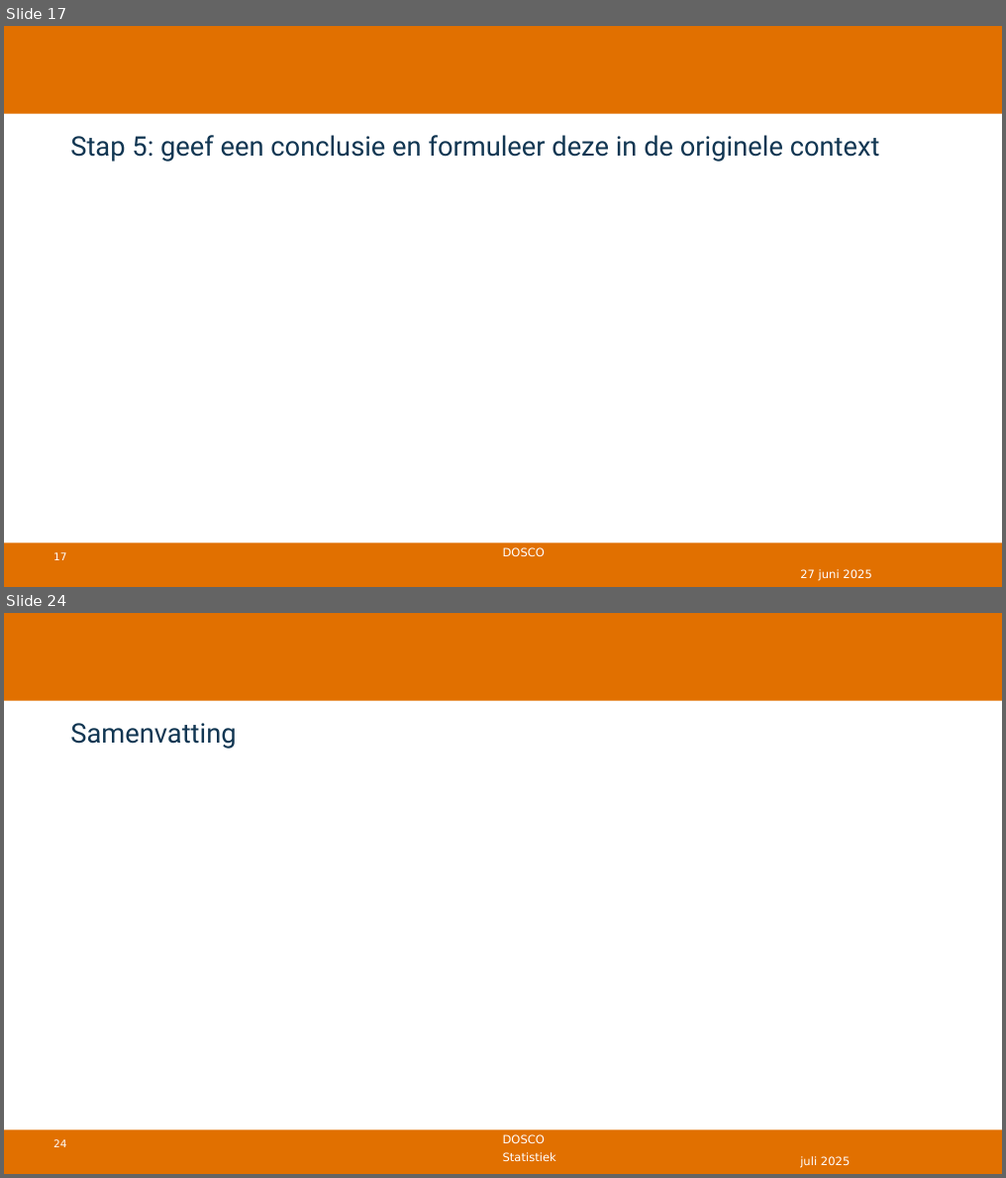
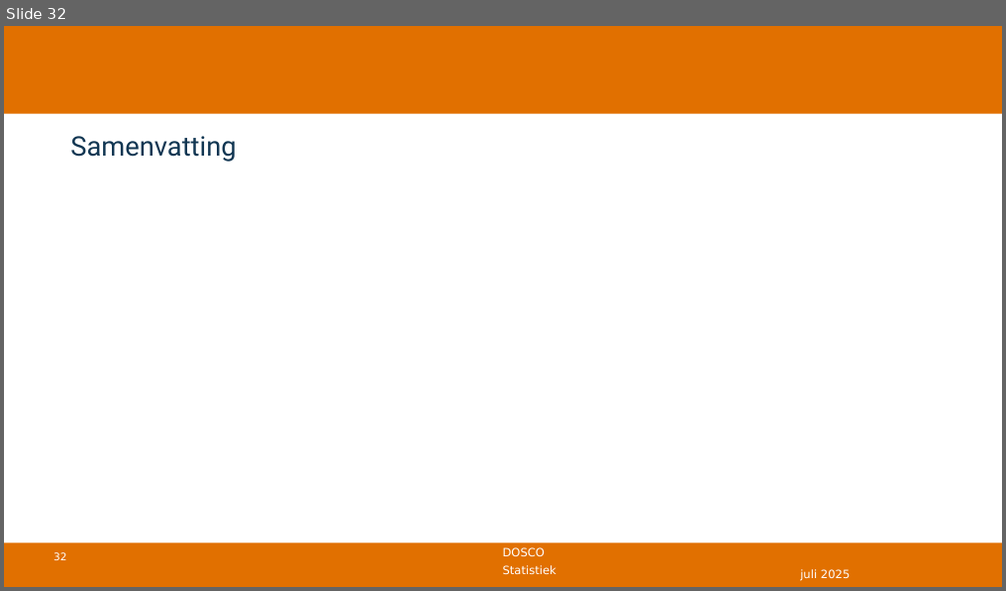
Before and after one commit to DBlom96/Statistiek, a slide deck: Danny/Onderwijs/Statistiek/2024-2025/Slides/Nieuwe slides/Statistiek 2024-2025 -- college 11 -- verschiltoetsen.pptx. Shown one above the other, each under a label of ours: slides 17 and 24 before the commit, slide 32 after it; the slides between them are not shown. The pictures are 1006x1178 and 1006x591 pixels, drawn with LibreOffice and Linux fonts; fonts in the diff are those of the drawing; grey boxes stand for pictures; background and template pictures are left out. Boxes give left, top, right and bottom in pixels: in the first picture for what was removed or moved away, otherwise in the second. Text is boxed around its words. In the diff, an @@ line names an element or a change of style, - is before the commit and + after.

```diff
--- a/Danny/Onderwijs/Statistiek/2024-2025/Slides/Nieuwe slides/Statistiek 2024-2025 -- college 11 -- verschiltoetsen.pptx
+++ b/Danny/Onderwijs/Statistiek/2024-2025/Slides/Nieuwe slides/Statistiek 2024-2025 -- college 11 -- verschiltoetsen.pptx
@@ slide 17 removed at <box>4,26,1002,587</box>, background #FFFFFF; not listed: 4 template elements that a slide beside it also shows @@
@@ title removed at <box>70,135,880,162</box> @@
-Stap 5: geef een conclusie en formuleer deze in de originele context
@@ text removed at <box>800,570,871,581</box> @@
-27 juni 2025
@@ what was slide 24 is now slide 32 @@
@@ page number at <box>54,553,66,561</box>: text changed @@
-24
+32
```
Also in this commit, not shown: 19 slides changed, 9 slides added, 19 other files.
